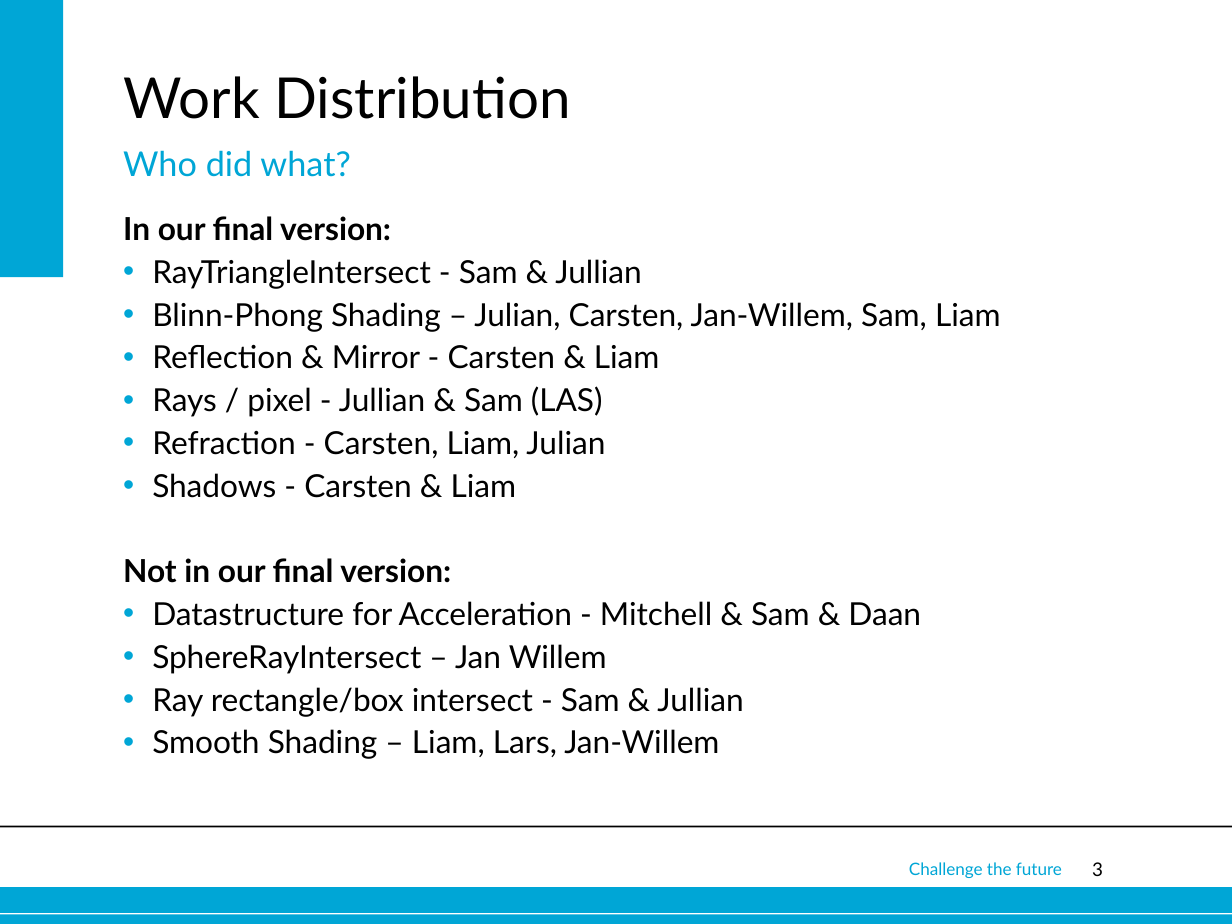
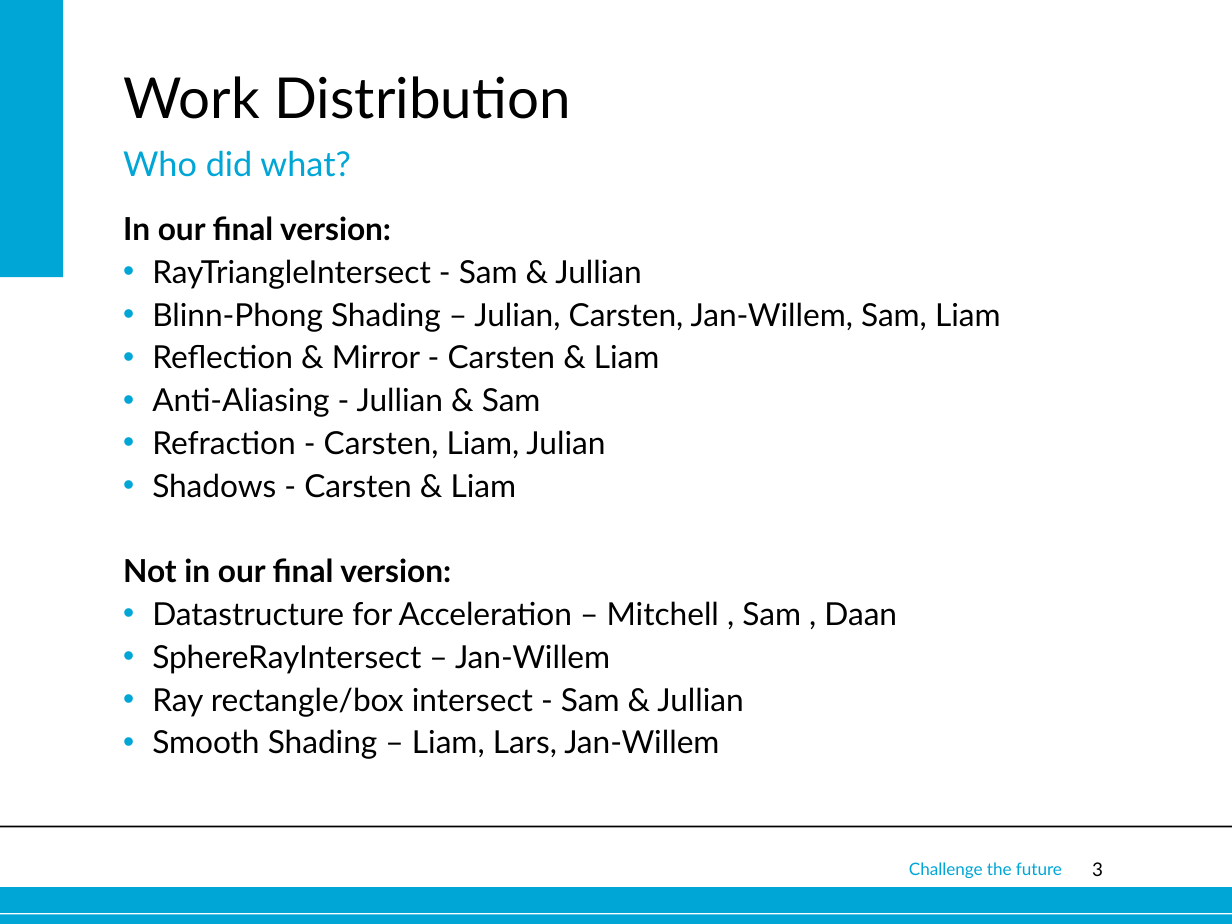
Before and after one commit to wmorssink/raytracert, a slide deck: slide 3 of RayTracing.ppt. Drawn at 1232x924 pixels with LibreOffice and Linux fonts; fonts in the diff are those of the drawing; background and template pictures are left out. Boxes give left, top, right and bottom in pixels: in the first picture for what was removed or moved away, otherwise in the second. Text is boxed around its words. In the diff, an @@ line names an element or a change of style, - is before the commit and + after.

```diff
--- a/RayTracing.ppt
+++ b/RayTracing.ppt
@@ text at bbox=[152, 387, 541, 417]: text changed @@
-• Rays / pixel - Jullian & Sam (LAS)
+• Anti-Aliasing - Jullian & Sam
@@ text at bbox=[152, 601, 897, 674]: text changed @@
-• Datastructure for Acceleration - Mitchell & Sam & Daan
-• SphereRayIntersect – Jan Willem
+• Datastructure for Acceleration – Mitchell , Sam , Daan
+• SphereRayIntersect – Jan-Willem
```
Also in this commit, not shown: 1 other slide changed, 3 other files.
